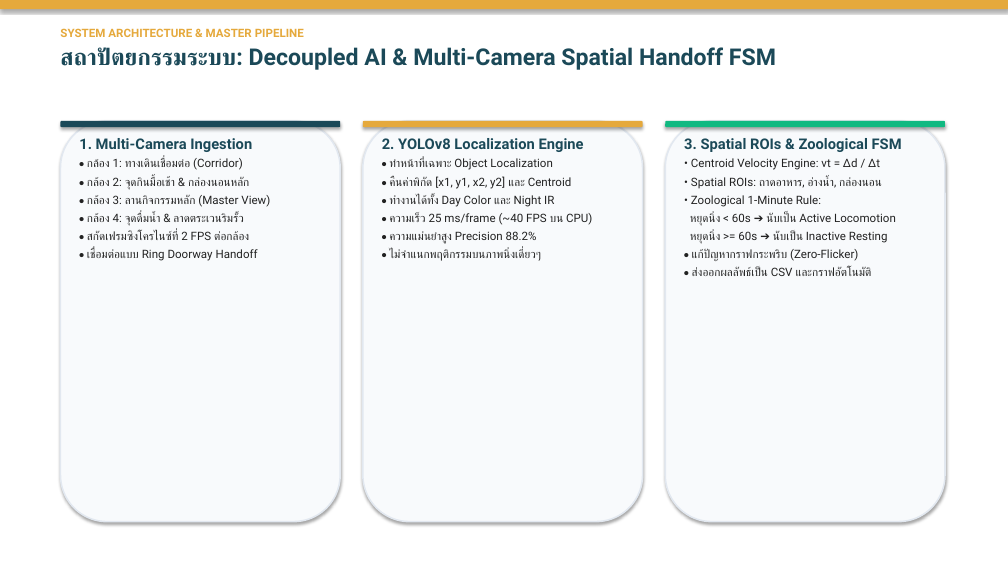
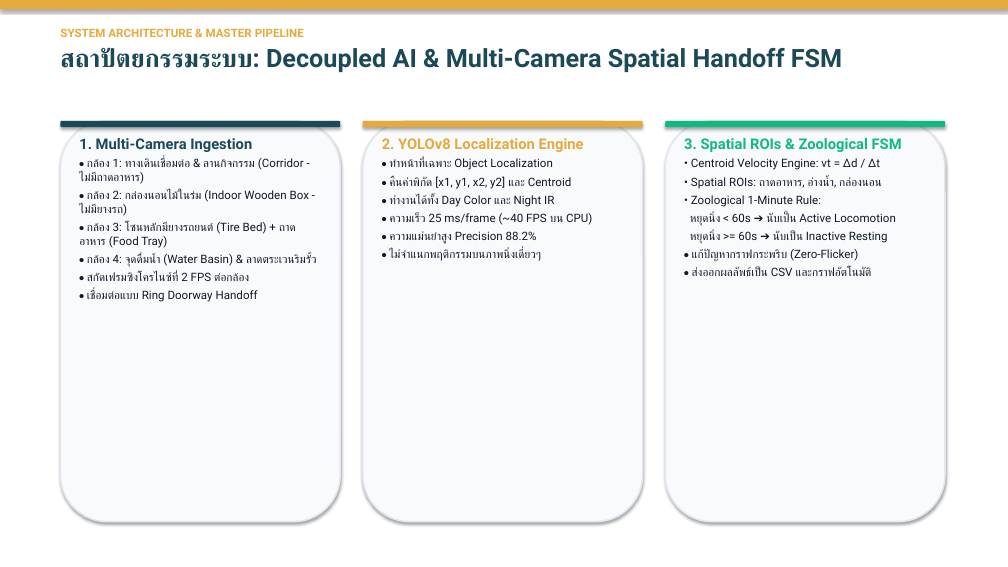
Before and after one commit to Kokokua/Project-CMZ, a slide deck: slide 2 of finish/Image_Processing_Presentation_Phase2_Final.pptx. Drawn at 1008x567 pixels with LibreOffice and Linux fonts; fonts in the diff are those of the drawing. Boxes give left, top, right and bottom in pixels: in the first picture for what was removed or moved away, otherwise in the second. Text is boxed around its words. In the diff, an @@ line names an element or a change of style, - is before the commit and + after.

```diff
--- a/finish/Image_Processing_Presentation_Phase2_Final.pptx
+++ b/finish/Image_Processing_Presentation_Phase2_Final.pptx
@@ text at box(60, 48, 842, 72): size 22 to 24 pt in "สถาปัตยกรรมระบบ: Decoupled AI & Multi-Camera Spatial Handoff ..." @@
@@ text "2. YOLOv8 Localization Engine" at box(382, 138, 592, 261): text colour #1B4958 to #E5A93C in "2. YOLOv8 Localization Engine"; text colour #222222 to #0F172A in "• ทำหน้าที่เฉพาะ Object Localization", "• คืนค่าพิกัด [x1, y1, x2, y2] และ ...", "• ทำงานได้ทั้ง Day Color และ Night IR", "• ความเร็ว 25 ms/frame (~40 FPS บน ..." and 2 more places @@
@@ text "3. Spatial ROIs & Zoological ..." at box(684, 138, 902, 276): text colour #1B4958 to #10B981 in "3. Spatial ROIs & Zoological FSM"; text colour #222222 to #0F172A in "• Centroid Velocity Engine: vt = Δd ...", "• Spatial ROIs: ถาดอาหาร, อ่างน้ำ, กล่องนอน", "• Zoological 1-Minute Rule:", "หยุดนิ่ง < 60s ➔ นับเป็น Active Locomotion" and 3 more places @@
@@ text at box(79, 158, 317, 267): text changed; text colour #222222 to #0F172A @@
-• กล้อง 1: ทางเดินเชื่อมต่อ (Corridor)
-• กล้อง 2: จุดกินมื้อเช้า & กล่องนอนหลัก
-• กล้อง 3: ลานกิจกรรมหลัก (Master View)
-• กล้อง 4: จุดดื่มน้ำ & ลาดตระเวนริมรั้ว
+• กล้อง 1: ทางเดินเชื่อมต่อ & ลานกิจกรรม (Corridor - ไม่มีถาดอาหาร)
+• กล้อง 2: กล่องนอนไม้ในร่ม (Indoor Wooden Box - ไม่มียางรถ)
+• กล้อง 3: โซนหลักมียางรถยนต์ (Tire Bed) + ถาดอาหาร (Food Tray)
+• กล้อง 4: จุดดื่มน้ำ (Water Basin) & ลาดตระเวนริมรั้ว
@@ text at box(87, 272, 258, 302): text colour #222222 to #0F172A in "• สกัดเฟรมซิงโครไนซ์ที่ 2 FPS ต่อกล้อง", "• เชื่อมต่อแบบ Ring Doorway Handoff" @@
```
Also in this commit, not shown: 9 other slides changed, 5 slides added.
